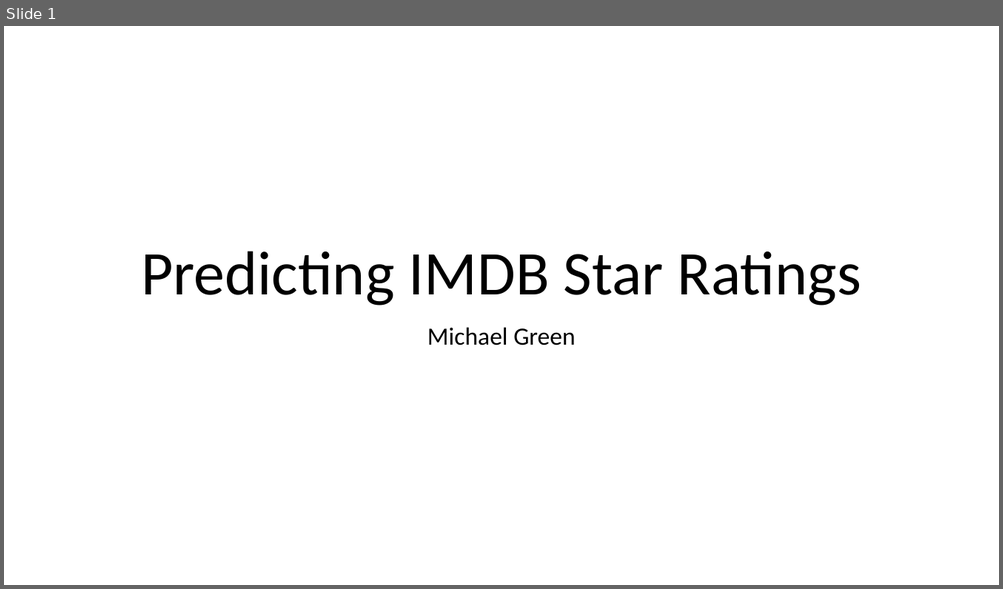
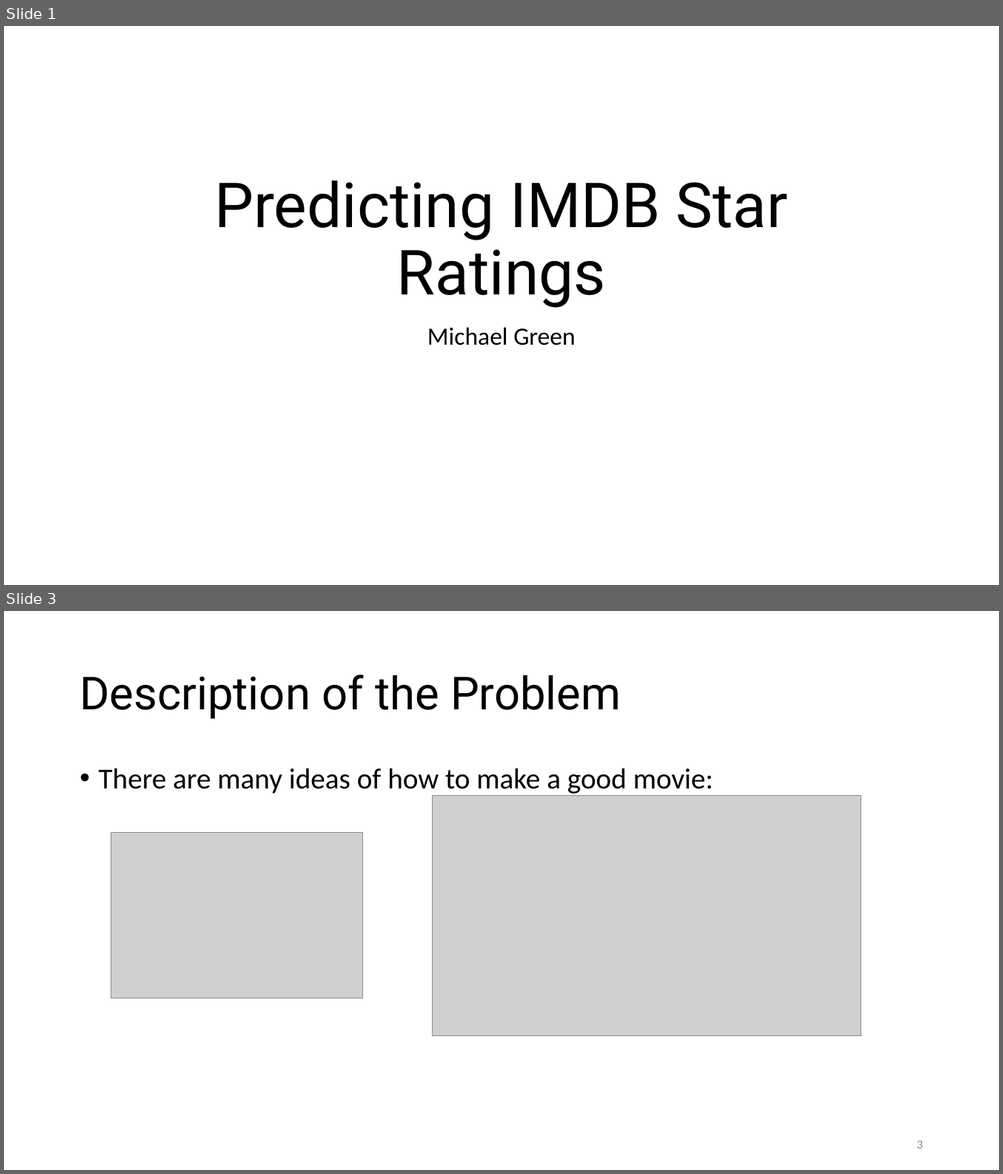
Before and after one commit to michael-a-green/Metis_Project2, a slide deck: Michael_Green_Metis_Project2.pptx. Shown one above the other, each under a label of ours: slide 1 before the commit, slides 1 and 3 after it; the slides between them are not shown. The pictures are 1003x589 and 1003x1174 pixels, drawn with LibreOffice and Linux fonts; fonts in the diff are those of the drawing; grey boxes stand for pictures. Boxes give left, top, right and bottom in pixels: in the first picture for what was removed or moved away, otherwise in the second. Text is boxed around its words. In the diff, an @@ line names an element or a change of style, - is before the commit and + after.

```diff
--- a/Michael_Green_Metis_Project2.pptx
+++ b/Michael_Green_Metis_Project2.pptx
@@ slide 3 added at [4, 611, 999, 1170], background #FFFFFF @@
@@ title added at [79, 675, 620, 719], 44 pt, text #000000 @@
+Description of the Problem
@@ text added at [99, 768, 713, 796], 28 pt, text #000000 @@
+• There are many ideas of how to make a good movie:
@@ picture added at [432, 795, 861, 1036] @@
@@ picture added at [111, 832, 363, 998] @@
@@ page number added at [916, 1141, 922, 1149], 12 pt, text #8C8C8C @@
+3
@@ slide 1 changed as well @@
@@ title "Predicting IMDB Star Ratings" at [214, 181, 788, 308]: font Calibri to Roboto @@
```
Also in this commit, not shown: 14 other slides added, 1 slide removed, 2 other files.
